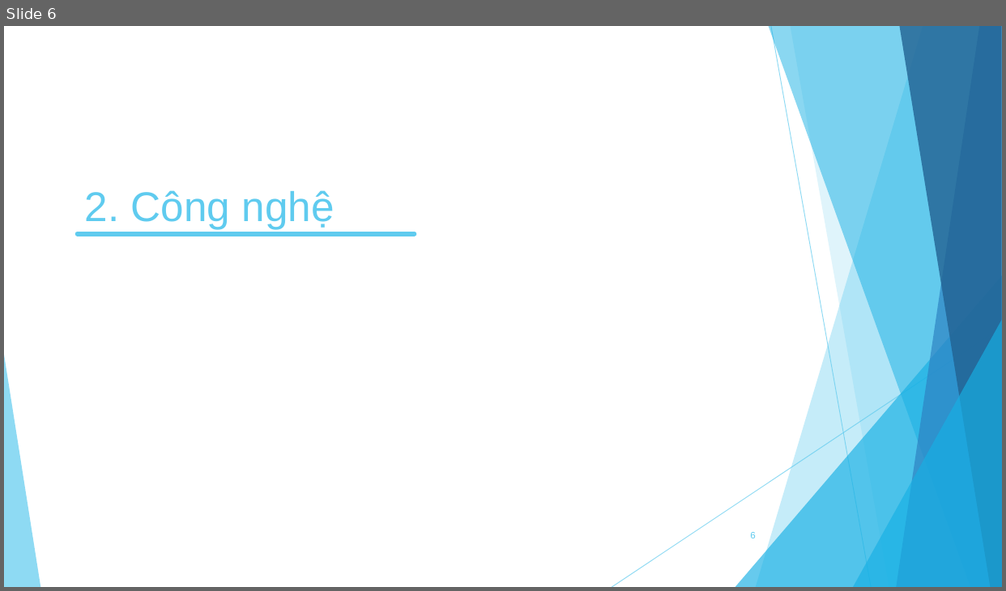
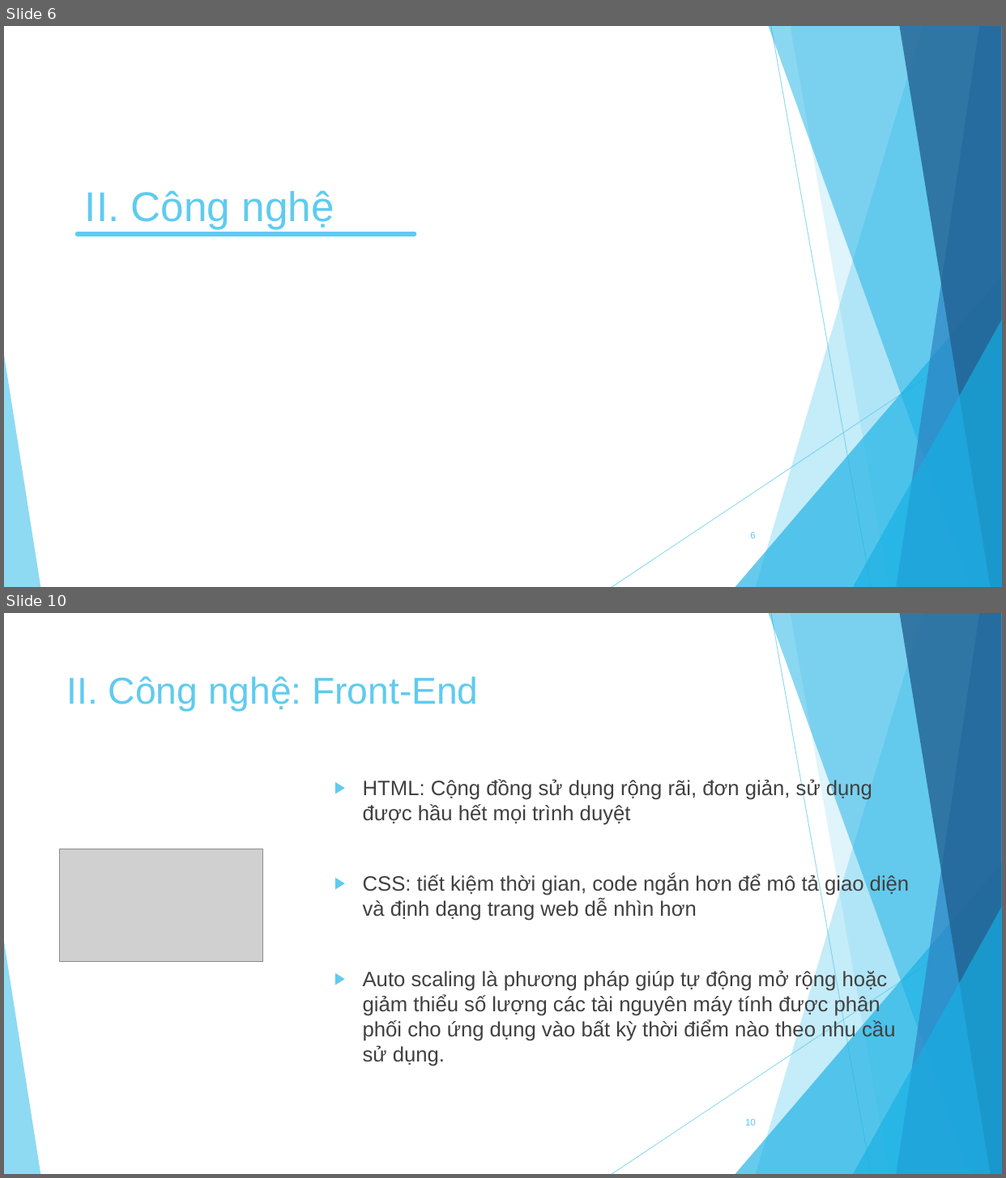
Before and after one commit to DuyK13/Rent-car-project, a slide deck: Tai_Lieu/Nhom14_KhoaLuan_Slide.pptx. Shown one above the other, each under a label of ours: slide 6 before the commit, slides 6 and 10 after it; the slides between them are not shown. The pictures are 1006x591 and 1006x1178 pixels, drawn with LibreOffice and Linux fonts; fonts in the diff are those of the drawing; grey boxes stand for pictures. Boxes give left, top, right and bottom in pixels: in the first picture for what was removed or moved away, otherwise in the second. Text is boxed around its words. In the diff, an @@ line names an element or a change of style, - is before the commit and + after.

```diff
--- a/Tai_Lieu/Nhom14_KhoaLuan_Slide.pptx
+++ b/Tai_Lieu/Nhom14_KhoaLuan_Slide.pptx
@@ slide 10 added at (x1=4, y1=613, x2=1002, y2=1174), background #FFFFFF; not listed: 10 template elements that a slide beside it also shows @@
@@ title added at (x1=67, y1=676, x2=478, y2=712), 36 pt, text #5FCBEF @@
+II. Công nghệ: Front-End
@@ text added at (x1=363, y1=778, x2=910, y2=1041), 20 pt, text #404040 @@
+▶ HTML: Cộng đồng sử dụng rộng rãi, đơn giản, sử dụng được hầu hết mọi trình duyệt
+▶ CSS: tiết kiệm thời gian, code ngắn hơn để mô tả giao diện và định dạng trang web dễ nhìn hơn
+▶ Auto scaling là phương pháp giúp tự động mở rộng hoặc giảm thiểu số lượng các tài nguyên máy tính được phân phối cho ứng dụng vào bất kỳ thời điểm nào theo nhu cầu sử dụng.
@@ picture added at (x1=59, y1=849, x2=263, y2=962) @@
@@ page number added at (x1=745, y1=1119, x2=756, y2=1126), 9 pt, text #5FCBEF @@
+10
@@ slide 6 changed as well @@
@@ title at (x1=85, y1=190, x2=334, y2=229): text changed @@
-2. Công nghệ
+II. Công nghệ
```
Also in this commit, not shown: 9 other slides changed, 12 other slides added, 6 slides removed, 14 other files.
